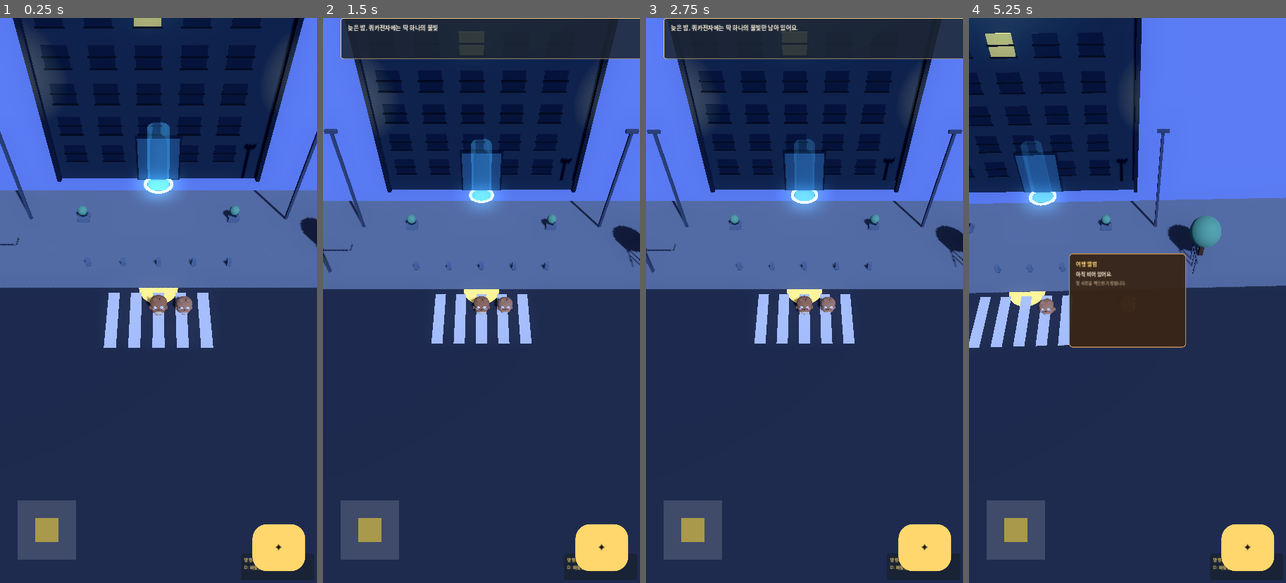
Above: before the commit, frames 1-4 (left to right).
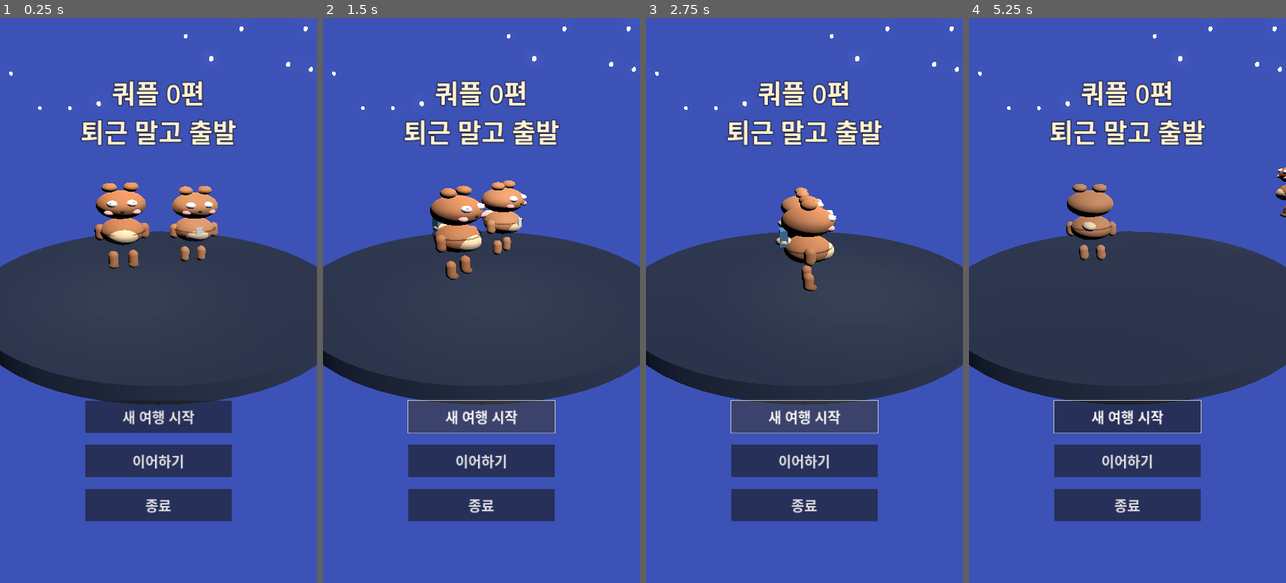
Above: after the commit, the same moments.

Repository: keun4jang/quple-episode-0
Game: Godot game, scene res://scenes/menu/MainMenu3D.tscn
The game is run twice, just before and just after one commit, with the same random seed, the same clock (stepped at 60 frames per second) and the same inputs. Before the commit the project starts from res://scenes/maps/CompanyFront3D.tscn.
Inputs (mouse positions are in pixels of both pictures, inside the frame that each line leads up to):
- Up to frame 1 (0.25 s): no input
- Up to frame 2 (1.5 s): click (481, 458) at 0.5 s, where only the run after the commit has a clickable "이어하기"; click (481, 419) at 1.25 s, where only the run after the commit has a clickable "새 여행 시작"
- Up to frame 3 (2.75 s): click (804, 419) at 2 s, where only the run after the commit has a clickable "새 여행 시작"
- Up to frame 4 (5.25 s): tap Enter (ui_accept) at 2.75, 4.55 s; move the mouse to (1197, 272) at 2.77 s; hold Right (ui_right) 2.78-3.5 s; hold Enter (ui_accept) 2.78-3.5 s; tap Space (ui_select) at 2.85 s; click (1197, 272) at 2.92 s; drag from (1064, 328) to (1111, 413) at 3.52 s; move the mouse to (1159, 176) at 4.27 s; hold Right (ui_right) 4.28-5 s; hold B (key_album) 4.28-5 s; drag from (1111, 413) to (1032, 215) at 5.02 s

The runs differ from the first frame. In frame 1, 75% of the frame differs, in the area x 0-100%, y 0-100%; in frame 2, 77%; in frame 3, 77%; in frame 4, 80%.
Error after the commit: Invalid access to property or key 'pressed' on a base object of type 'null instance'. (res://scripts/menu/main_menu_3d.gd:12)

Commit message:
feat: 절차적 오디오(BGM/SFX), 메인메뉴 씬, 인물 전용조명+발밑그림자, 손잡기 연출, 발소리

Diff:
--- a/project.godot
+++ b/project.godot
@@ -9,7 +9,7 @@
 
 config/name="QupleEpisode0"
 config/features=PackedStringArray("4.3", "Forward Plus")
-run/main_scene="res://scenes/maps/CompanyFront3D.tscn"
+run/main_scene="res://scenes/menu/MainMenu3D.tscn"
 
 [autoload]
 
--- /dev/null
+++ b/scenes/menu/MainMenu3D.tscn
@@ -0,0 +1,99 @@
+[gd_scene load_steps=6 format=3 uid="uid://bmenu0quple00"]
+
+[ext_resource type="PackedScene" path="res://scenes/characters/PlayerQuokka3D.tscn" id="p"]
+[ext_resource type="PackedScene" path="res://scenes/characters/PartnerQuokka3D.tscn" id="q"]
+[ext_resource type="Script" path="res://scripts/menu/main_menu_3d.gd" id="s"]
+
+[sub_resource type="Environment" id="Env_1"]
+background_mode = 1
+background_color = Color(0.06, 0.08, 0.18, 1)
+ambient_light_color = Color(0.6, 0.65, 0.85, 1)
+ambient_light_energy = 0.6
+glow_enabled = true
+
+[sub_resource type="LabelSettings" id="Title_1"]
+font_size = 88
+font_color = Color(1, 0.95, 0.82, 1)
+outline_size = 12
+outline_color = Color(0.1, 0.12, 0.25, 1)
+
+[node name="MainMenu3D" type="Node3D"]
+script = ExtResource("s")
+
+[node name="WorldEnvironment" type="WorldEnvironment" parent="."]
+environment = SubResource("Env_1")
+
+[node name="DirectionalLight3D" type="DirectionalLight3D" parent="."]
+transform = Transform3D(0.7, -0.5, 0.5, 0, 0.7, 0.7, -0.7, -0.5, 0.5, 0, 5, 3)
+light_energy = 1.0
+
+[node name="Camera3D" type="Camera3D" parent="."]
+transform = Transform3D(1, 0, 0, 0, 0.9, 0.43, 0, -0.43, 0.9, 0, 1.5, 5)
+
+[node name="QuokkaPivot" type="Node3D" parent="."]
+transform = Transform3D(1, 0, 0, 0, 1, 0, 0, 0, 1, 0, 0, 0)
+
+[node name="PlayerQuokka3D" parent="QuokkaPivot" instance=ExtResource("p")]
+transform = Transform3D(1, 0, 0, 0, 1, 0, 0, 0, 1, -0.5, 0, 0)
+
+[node name="PartnerQuokka3D" parent="QuokkaPivot" instance=ExtResource("q")]
+transform = Transform3D(1, 0, 0, 0, 1, 0, 0, 0, 1, 0.5, 0, 0)
+
+[node name="UILayer" type="CanvasLayer" parent="."]
+
+[node name="Control" type="Control" parent="UILayer"]
+layout_mode = 3
+anchors_preset = 15
+anchor_right = 1.0
+anchor_bottom = 1.0
+grow_horizontal = 2
+grow_vertical = 2
+
+[node name="Title" type="Label" parent="UILayer/Control"]
+layout_mode = 1
+anchors_preset = 5
+anchor_left = 0.5
+anchor_right = 0.5
+offset_left = -500.0
+offset_top = 160.0
+offset_right = 500.0
+offset_bottom = 480.0
+grow_horizontal = 2
+text = "쿼플 0편
+퇴근 말고 출발"
+label_settings = SubResource("Title_1")
+horizontal_alignment = 1
+vertical_alignment = 1
+
+[node name="VBox" type="VBoxContainer" parent="UILayer/Control"]
+layout_mode = 1
+anchors_preset = 7
+anchor_left = 0.5
+anchor_top = 1.0
+anchor_right = 0.5
+anchor_bottom = 1.0
+offset_left = -250.0
+offset_top = -620.0
+offset_right = 250.0
+offset_bottom = -160.0
+grow_horizontal = 2
+grow_vertical = 0
+theme_override_constants/separation = 40
+
+[node name="StartBtn" type="Button" parent="UILayer/Control/VBox"]
+custom_minimum_size = Vector2(500, 110)
+layout_mode = 2
+theme_override_font_sizes/font_size = 48
+text = "새 여행 시작"
+
+[node name="ContinueBtn" type="Button" parent="UILayer/Control/VBox"]
+custom_minimum_size = Vector2(500, 110)
+layout_mode = 2
+theme_override_font_sizes/font_size = 48
+text = "이어하기"
+
+[node name="QuitBtn" type="Button" parent="UILayer/Control/VBox"]
+custom_minimum_size = Vector2(500, 110)
+layout_mode = 2
+theme_override_font_sizes/font_size = 48
+text = "종료"
--- a/scripts/characters/partner_quokka_3d.gd
+++ b/scripts/characters/partner_quokka_3d.gd
@@ -10,6 +10,7 @@
 var _walk_time: float = 0.0
 var _is_walking: bool = false
 var _joined: bool = false
+var _holding: bool = false
 
 var _tail_mesh: MeshInstance3D = null
 var _left_eye_hl: MeshInstance3D = null
@@ -31,6 +32,17 @@
 func _ready() -> void:
     _build_meshes()
 
+    var shadow = MeshInstance3D.new()
+    var sc = CylinderMesh.new(); sc.top_radius = 0.3; sc.bottom_radius = 0.3; sc.height = 0.01
+    shadow.mesh = sc
+    var smat = StandardMaterial3D.new()
+    smat.albedo_color = Color(0, 0, 0, 0.32)
+    smat.transparency = BaseMaterial3D.TRANSPARENCY_ALPHA
+    smat.shading_mode = BaseMaterial3D.SHADING_MODE_UNSHADED
+    shadow.material_override = smat
+    shadow.position = Vector3(0, 0.03, 0)
+    add_child(shadow)
+
 func join_player() -> void:
     _joined = true
 
@@ -40,13 +52,16 @@
 
 func _physics_process(delta: float) -> void:
     if not _joined:
+        _holding = false
         _animate_idle(delta)
         return
     var player = get_tree().get_first_node_in_group("player")
     if player == null:
+        _holding = false
         _animate_idle(delta)
         return
     var dist = global_position.distance_to(player.global_position)
+    _holding = _joined and dist <= 1.5
     if dist > TELEPORT_DIST:
         global_position = player.global_position + Vector3(0.8, 0, 0.8)
     if dist > FOLLOW_START_DIST:
@@ -92,6 +107,10 @@
         _:
             if _tail_mesh: _tail_mesh.rotation.z = sin(_idle_time * 1.5) * deg_to_rad(8.0)
 
+    if _holding:
+        left_arm.rotation.x = lerp(left_arm.rotation.x, deg_to_rad(-25.0), delta * 6.0)
+        left_arm.rotation.z = lerp(left_arm.rotation.z, deg_to_rad(-30.0), delta * 6.0)
+
 func _animate_walk(delta: float) -> void:
     _walk_time += delta * FOLLOW_SPEED * 2.5
     body_pivot.position.y = sin(_walk_time * 3.0) * 0.06
@@ -123,6 +142,10 @@
         _:
             if _tail_mesh: _tail_mesh.rotation.z = sin(_idle_time * 1.5) * deg_to_rad(8.0)
 
+    if _holding:
+        left_arm.rotation.x = lerp(left_arm.rotation.x, deg_to_rad(-25.0), delta * 6.0)
+        left_arm.rotation.z = lerp(left_arm.rotation.z, deg_to_rad(-30.0), delta * 6.0)
+
 func _build_meshes() -> void:
     _set_sphere($BodyPivot/BodyMesh, 0.28, 0.32, "#C98B61")
     _set_sphere($BodyPivot/BellyMesh, 0.2, 0.24, "#F5D9B5")
--- a/scripts/maps/boss_door_hallway_3d.gd
+++ b/scripts/maps/boss_door_hallway_3d.gd
@@ -13,6 +13,7 @@
 
 func _ready() -> void:
 	_build_scene()
+	if AudioManager: AudioManager.play_bgm("tense")
 	player.add_to_group("player")
 	$EavesdropTrigger.interacted.connect(eavesdrop)
 
--- a/scripts/maps/company_front_3d.gd
+++ b/scripts/maps/company_front_3d.gd
@@ -15,6 +15,7 @@
 
 func _ready() -> void:
 	_build_scene()
+	if AudioManager: AudioManager.play_bgm("night")
 	player.add_to_group("player")
 	if Episode0State.current_state == Episode0State.State.START:
 		_show_opening()
--- a/scripts/maps/company_lobby_3d.gd
+++ b/scripts/maps/company_lobby_3d.gd
@@ -9,6 +9,7 @@
 
 func _ready() -> void:
 	_build_scene()
+	if AudioManager: AudioManager.play_bgm("indoor")
 	player.add_to_group("player")
 	if Episode0State.current_state == Episode0State.State.ENTER_COMPANY:
 		Episode0State.advance_to(Episode0State.State.FIND_PARTNER)
--- a/scripts/maps/office_3d.gd
+++ b/scripts/maps/office_3d.gd
@@ -11,6 +11,7 @@
 
 func _ready() -> void:
 	_build_scene()
+	if AudioManager: AudioManager.play_bgm("indoor")
 	player.add_to_group("player")
 	if Episode0State.partner_joined:
 		partner.join_player()
--- /dev/null
+++ b/scripts/menu/main_menu_3d.gd
@@ -0,0 +1,68 @@
+extends Node3D
+
+@onready var camera: Camera3D = $Camera3D
+@onready var quokka_pivot: Node3D = $QuokkaPivot
+var _t := 0.0
+
+func _ready() -> void:
+    _build_scene()
+    if has_node("UILayer/VBox/ContinueBtn"):
+        var cont = $UILayer/VBox/ContinueBtn
+        cont.disabled = not FileAccess.file_exists("user://save.cfg")
+    $UILayer/VBox/StartBtn.pressed.connect(_on_start)
+    $UILayer/VBox/ContinueBtn.pressed.connect(_on_continue)
+    $UILayer/VBox/QuitBtn.pressed.connect(_on_quit)
+    if AudioManager:
+        AudioManager.play_bgm("menu")
+
+func _process(delta: float) -> void:
+    _t += delta
+    quokka_pivot.rotate_y(delta * 0.6)
+    quokka_pivot.position.y = 0.15 + sin(_t * 1.5) * 0.08
+
+func _on_start() -> void:
+    Episode0State.current_state = Episode0State.State.START
+    Episode0State.has_camera = false
+    Episode0State.has_notebook = false
+    Episode0State.has_travel_bag = false
+    Episode0State.badge_returned = false
+    Episode0State.partner_joined = false
+    Episode0State.first_photo_taken = false
+    Episode0State.album_created = false
+    Episode0State.episode0_cleared = false
+    SceneTransition.go_to("res://scenes/maps/CompanyFront3D.tscn", "hopeful")
+
+func _on_continue() -> void:
+    SaveManager.load_game()
+    var cfg = ConfigFile.new()
+    cfg.load("user://save.cfg")
+    var scene = cfg.get_value("game", "current_scene", "res://scenes/maps/CompanyFront3D.tscn")
+    SceneTransition.go_to(scene, "normal")
+
+func _on_quit() -> void:
+    get_tree().quit()
+
+func _build_scene() -> void:
+    # 바닥 원형 무대
+    var floor = MeshInstance3D.new()
+    var cyl = CylinderMesh.new(); cyl.top_radius = 2.5; cyl.bottom_radius = 2.5; cyl.height = 0.2
+    floor.mesh = cyl
+    var fm = StandardMaterial3D.new(); fm.albedo_color = Color("#2A3650"); fm.roughness = 0.8
+    floor.material_override = fm; floor.position = Vector3(0, -0.6, 0)
+    add_child(floor)
+    # 별 배경 (작은 발광 구 여러개)
+    for i in range(40):
+        var star = MeshInstance3D.new()
+        var sm = SphereMesh.new(); sm.radius = 0.06; sm.height = 0.12; star.mesh = sm
+        var stm = StandardMaterial3D.new(); stm.albedo_color = Color("#FFF6D0")
+        stm.emission_enabled = true; stm.emission = Color("#FFF6D0"); stm.emission_energy_multiplier = 2.0
+        star.material_override = stm
+        var ang = float(i) * 0.61
+        star.position = Vector3(cos(ang) * (5 + (i % 5)), 2 + (i % 7), -6 - (i % 4))
+        add_child(star)
+
+func _box(parent, pos, size, hex):
+    var mi = MeshInstance3D.new()
+    var m = BoxMesh.new(); m.size = size; mi.mesh = m
+    var mat = StandardMaterial3D.new(); mat.albedo_color = Color(hex); mat.roughness = 0.85
+    mi.material_override = mat; mi.position = pos; parent.add_child(mi)
--- a/scripts/player/player_quokka_3d.gd
+++ b/scripts/player/player_quokka_3d.gd
@@ -11,6 +11,7 @@
 var _blink_duration: float = 0.0
 var _is_walking: bool = false
 var _speed: float = 0.0
+var _step_accum: float = 0.0
 
 var dialogue_box = null
 var choice_box = null
@@ -38,6 +39,25 @@
 
 func _ready() -> void:
 	_build_meshes()
+	# 인물 전용 부드러운 조명 (항상 캐릭터가 잘 보이게)
+	var keylight = OmniLight3D.new()
+	keylight.light_color = Color("#FFE9C8")
+	keylight.light_energy = 1.1
+	keylight.omni_range = 3.2
+	keylight.position = Vector3(0, 1.6, 0.6)
+	keylight.shadow_enabled = false
+	add_child(keylight)
+	# 발밑 그림자 블롭
+	var shadow = MeshInstance3D.new()
+	var sc = CylinderMesh.new(); sc.top_radius = 0.32; sc.bottom_radius = 0.32; sc.height = 0.01
+	shadow.mesh = sc
+	var smat = StandardMaterial3D.new()
+	smat.albedo_color = Color(0, 0, 0, 0.35)
+	smat.transparency = BaseMaterial3D.TRANSPARENCY_ALPHA
+	smat.shading_mode = BaseMaterial3D.SHADING_MODE_UNSHADED
+	shadow.material_override = smat
+	shadow.position = Vector3(0, 0.03, 0)
+	add_child(shadow)
 	interaction_area.area_entered.connect(_on_area_entered)
 	interaction_area.area_exited.connect(_on_area_exited)
 	_blink_timer = randf_range(3.0, 5.0)
@@ -81,6 +101,10 @@
 		left_ear.rotation.z = sin(_walk_time * 2.5) * deg_to_rad(2.0)
 		right_ear.rotation.z = -sin(_walk_time * 2.5) * deg_to_rad(2.0)
 		backpack.rotation.x = sin(_walk_time * 3.0 - 0.3) * deg_to_rad(4.0)
+		_step_accum += delta * _speed
+		if _step_accum >= 0.5:
+			_step_accum = 0.0
+			if AudioManager: AudioManager.footstep()
 		_idle_time = 0.0
 	else:
 		_idle_time += delta
--- a/scripts/systems/audio_manager.gd
+++ b/scripts/systems/audio_manager.gd
@@ -1,30 +1,128 @@
 extends Node
+## AudioManager — 외부 파일 없이 런타임에 PCM을 생성해 소리를 재생한다.
+## 22050Hz, 16비트 모노 PCM을 PackedByteArray로 패킹하여 AudioStreamWAV로 사용.
+
+const SR := 22050
 
 var _bgm_player: AudioStreamPlayer
 var _sfx_player: AudioStreamPlayer
+
+var _sfx_lib := {}
+var _bgm_stream: AudioStreamWAV = null
 var _current_bgm: String = ""
-var bgm_volume: float = 0.8
-var sfx_volume: float = 1.0
 
 func _ready() -> void:
     _bgm_player = AudioStreamPlayer.new()
     _bgm_player.bus = "Master"
+    _bgm_player.volume_db = -12.0
     add_child(_bgm_player)
+
     _sfx_player = AudioStreamPlayer.new()
     _sfx_player.bus = "Master"
     add_child(_sfx_player)
 
+    # SFX 라이브러리 미리 생성
+    _sfx_lib["ui_select"] = _tone([660.0, 880.0], 0.12, 0.4, 0.005, 0.08)
+    _sfx_lib["dialogue_tick"] = _tone([1200.0], 0.04, 0.18, 0.002, 0.03)
+    _sfx_lib["camera_shutter"] = _noise(0.12, 0.6, 0.5)
+    _sfx_lib["footstep"] = _noise(0.09, 0.35, 0.25)
+
+## 톤 버퍼 생성기 (여러 주파수를 합성한 사인파 + attack/decay 엔벨로프)
+func _tone(freqs: Array, dur: float, vol: float, attack: float, decay: float) -> AudioStreamWAV:
+    var n := int(SR * dur)
+    var data := PackedByteArray()
+    data.resize(n * 2)
+    for i in range(n):
+        var t := float(i) / SR
+        var s := 0.0
+        for f in freqs:
+            s += sin(TAU * f * t)
+        s /= max(1, freqs.size())
+        # 엔벨로프 (attack/decay)
+        var env := 1.0
+        if t < attack:
+            env = t / attack
+        elif t > dur - decay:
+            env = max(0.0, (dur - t) / decay)
+        var v := int(clamp(s * env * vol, -1.0, 1.0) * 32767.0)
+        data.encode_s16(i * 2, v)
+    var st := AudioStreamWAV.new()
+    st.format = AudioStreamWAV.FORMAT_16_BITS
+    st.mix_rate = SR
+    st.stereo = false
+    st.data = data
+    return st
+
+## 발소리용 소프트 노이즈 버스트 (간단 저역통과 필터 적용)
+func _noise(dur: float, vol: float, lowpass: float) -> AudioStreamWAV:
+    var n := int(SR * dur)
+    var data := PackedByteArray()
+    data.resize(n * 2)
+    var prev := 0.0
+    var seed_v := 12345
+    for i in range(n):
+        seed_v = (seed_v * 1103515245 + 12345) & 0x7fffffff
+        var r := (float(seed_v) / 1073741823.0) - 1.0
+        prev = lerp(prev, r, lowpass)  # 간단 저역통과
+        var t := float(i) / SR
+        var env := max(0.0, 1.0 - t / dur)
+        var v := int(clamp(prev * env * vol, -1.0, 1.0) * 32767.0)
+        data.encode_s16(i * 2, v)
+    var st := AudioStreamWAV.new()
+    st.format = AudioStreamWAV.FORMAT_16_BITS
+    st.mix_rate = SR
+    st.stereo = false
+    st.data = data
+    return st
+
+## 부드럽게 반복되는 앰비언트 패드 (A minor 화음 + 느린 진폭 트레몰로)
+func _build_bgm() -> AudioStreamWAV:
+    var dur := 4.0
+    var n := int(SR * dur)
+    var data := PackedByteArray()
+    data.resize(n * 2)
+    var freqs := [220.0, 261.63, 329.63]  # A minor 패드
+    var vol := 0.12
+    for i in range(n):
+        var t := float(i) / SR
+        var s := 0.0
+        for f in freqs:
+            s += sin(TAU * f * t)
+        s /= freqs.size()
+        # 느린 진폭 트레몰로 (0.25Hz)
+        var tremolo := 0.7 + 0.3 * sin(TAU * 0.25 * t)
+        var v := int(clamp(s * tremolo * vol, -1.0, 1.0) * 32767.0)
+        data.encode_s16(i * 2, v)
+    var st := AudioStreamWAV.new()
+    st.format = AudioStreamWAV.FORMAT_16_BITS
+    st.mix_rate = SR
+    st.stereo = false
+    st.data = data
+    st.loop_mode = AudioStreamWAV.LOOP_FORWARD
+    st.loop_begin = 0
+    st.loop_end = n
+    return st
+
+# ── 공개 API ──────────────────────────────────────────────
+
 func play_bgm(track_name: String, _fade_in: float = 1.0) -> void:
-    if _current_bgm == track_name:
+    if _current_bgm == track_name and _bgm_player.playing:
         return
+    if _bgm_stream == null:
+        _bgm_stream = _build_bgm()
     _current_bgm = track_name
-    # TODO: load AudioStream from res://audio/bgm/{track_name}.ogg
+    _bgm_player.stream = _bgm_stream
+    _bgm_player.volume_db = -12.0
+    _bgm_player.play()
 
 func stop_bgm(_fade_out: float = 1.0) -> void:
+    _bgm_player.stop()
     _current_bgm = ""
 
-func play_sfx(_sfx_name: String) -> void:
-    pass  # TODO: res://audio/sfx/{_sfx_name}.ogg
+func play_sfx(sfx_name: String) -> void:
+    if sfx_name in _sfx_lib:
+        _sfx_player.stream = _sfx_lib[sfx_name]
+        _sfx_player.play()
 
 func footstep() -> void: play_sfx("footstep")
 func photo_shutter() -> void: play_sfx("camera_shutter")
--- a/scripts/systems/interactable_3d.gd
+++ b/scripts/systems/interactable_3d.gd
@@ -166,6 +166,7 @@
         _label.position.y = (0.04 - global_position.y) + 1.6 + sin(_t * 2.0) * 0.08
 
 func interact() -> void:
+    if AudioManager: AudioManager.ui_select()
     interacted.emit()
     if item_id != "":
         _collect_item()
--- a/scripts/systems/photo_system.gd
+++ b/scripts/systems/photo_system.gd
@@ -30,6 +30,7 @@
 	if Episode0State.first_photo_taken:
 		return
 	Episode0State.first_photo_taken = true
+	if AudioManager: AudioManager.photo_shutter()
 	Episode0State.album_created = true
 	var db = get_tree().get_first_node_in_group("dialogue_box")
 	if db:
--- a/scripts/ui/dialogue_box.gd
+++ b/scripts/ui/dialogue_box.gd
@@ -33,6 +33,8 @@
 	if _char_timer >= CHAR_DELAY:
 		_char_timer = 0.0
 		_display_index = min(_display_index + 1, _full_text.length())
+		if _display_index % 2 == 0:
+			if AudioManager: AudioManager.dialogue_tick()
 		label.text = _full_text.substr(0, _display_index)
 		if _display_index >= _full_text.length():
 			_is_typing = false
